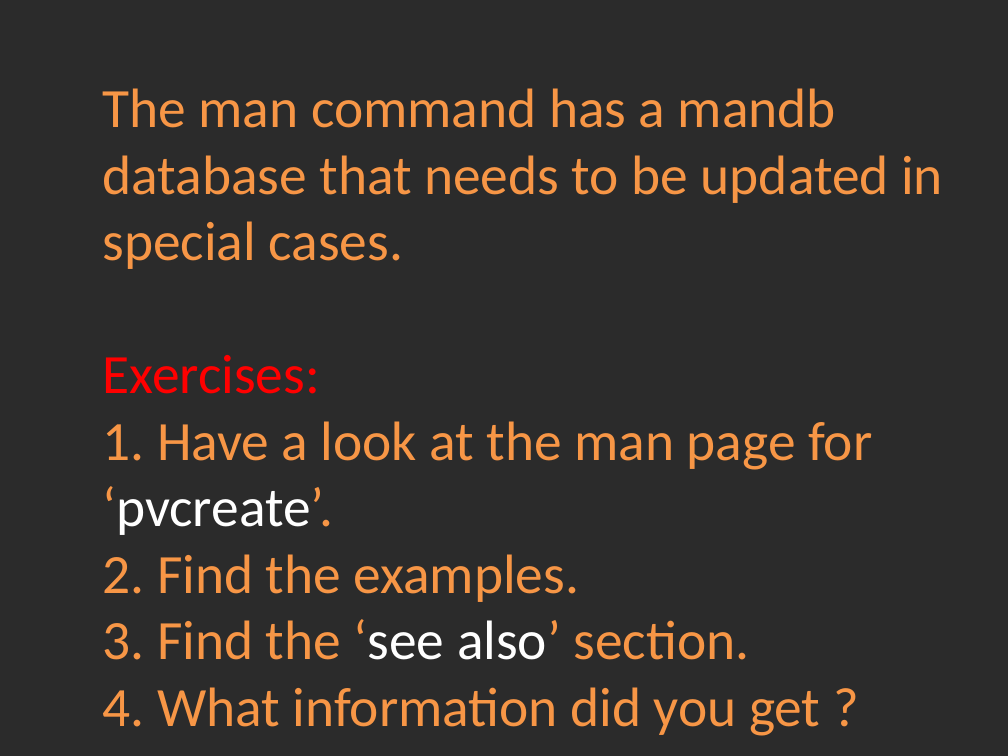
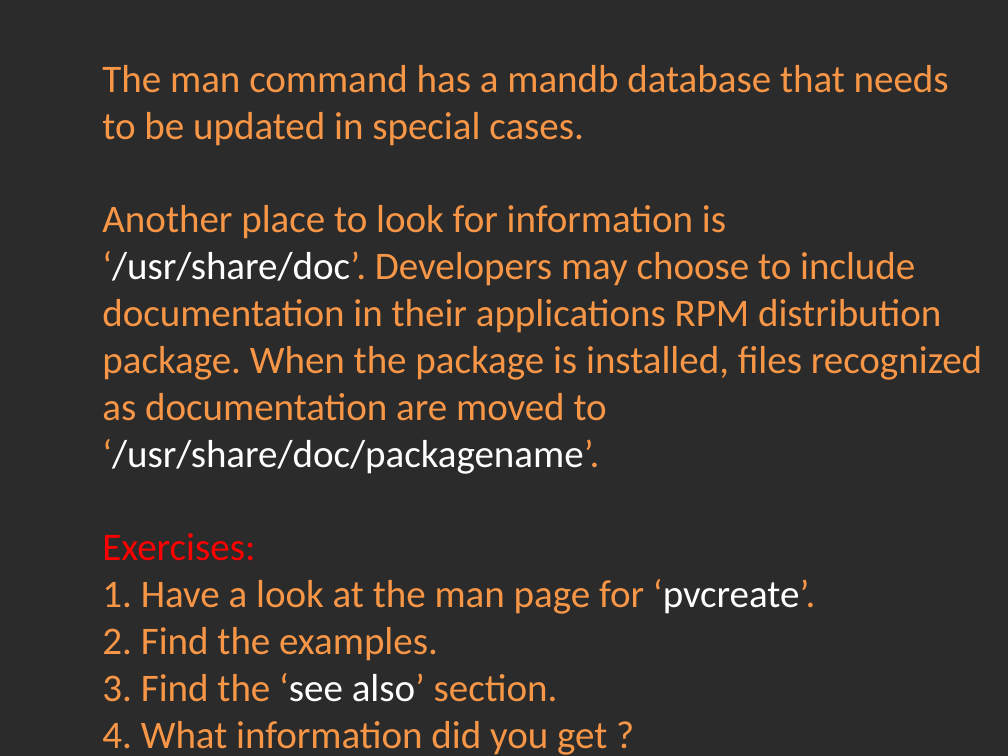
Before and after one commit to Academy-Soft-Intellect/Linux-Course, a slide deck: slide 8 of 2.Using_Essential_Tools/02-UsingEssentialTools.pptx. Drawn at 1008x756 pixels with LibreOffice and Linux fonts; fonts in the diff are those of the drawing; background and template pictures are left out; a plain dark background stands for a picture behind light text. Boxes give left, top, right and bottom in pixels: in the first picture for what was removed or moved away, otherwise in the second. Text is boxed around its words. In the diff, an @@ line names an element or a change of style, - is before the commit and + after.

```diff
--- a/2.Using_Essential_Tools/02-UsingEssentialTools.pptx
+++ b/2.Using_Essential_Tools/02-UsingEssentialTools.pptx
@@ title at [102,65,982,755]: text changed; size 39.6 to 27.9 pt @@
-The man command has a mandb database that needs to be updated in special cases.
-Exercises:
-1. Have a look at the man page for ‘pvcreate’.
-2. Find the examples.
-3. Find the ‘see also’ section.
-4. What information did you get ?
+The man command has a mandb database that needs to be updated in special cases.
+Another place to look for information is ‘/usr/share/doc’. Developers may choose to include documentation in their applications RPM distribution package. When the package is installed, files recognized as documentation are moved to ‘/usr/share/doc/packagename’.
+Exercises:
+1. Have a look at the man page for ‘pvcreate’.
+2. Find the examples.
+3. Find the ‘see also’ section.
+4. What information did you get ?
```
Also in this commit, not shown: 1 other file.
